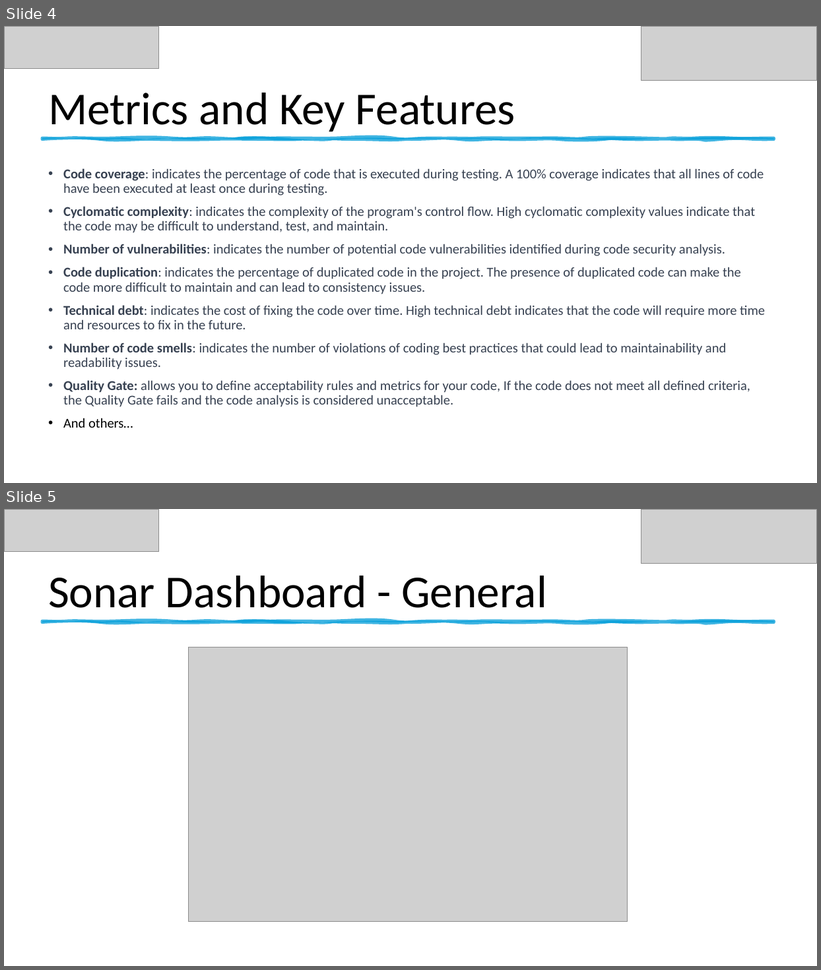
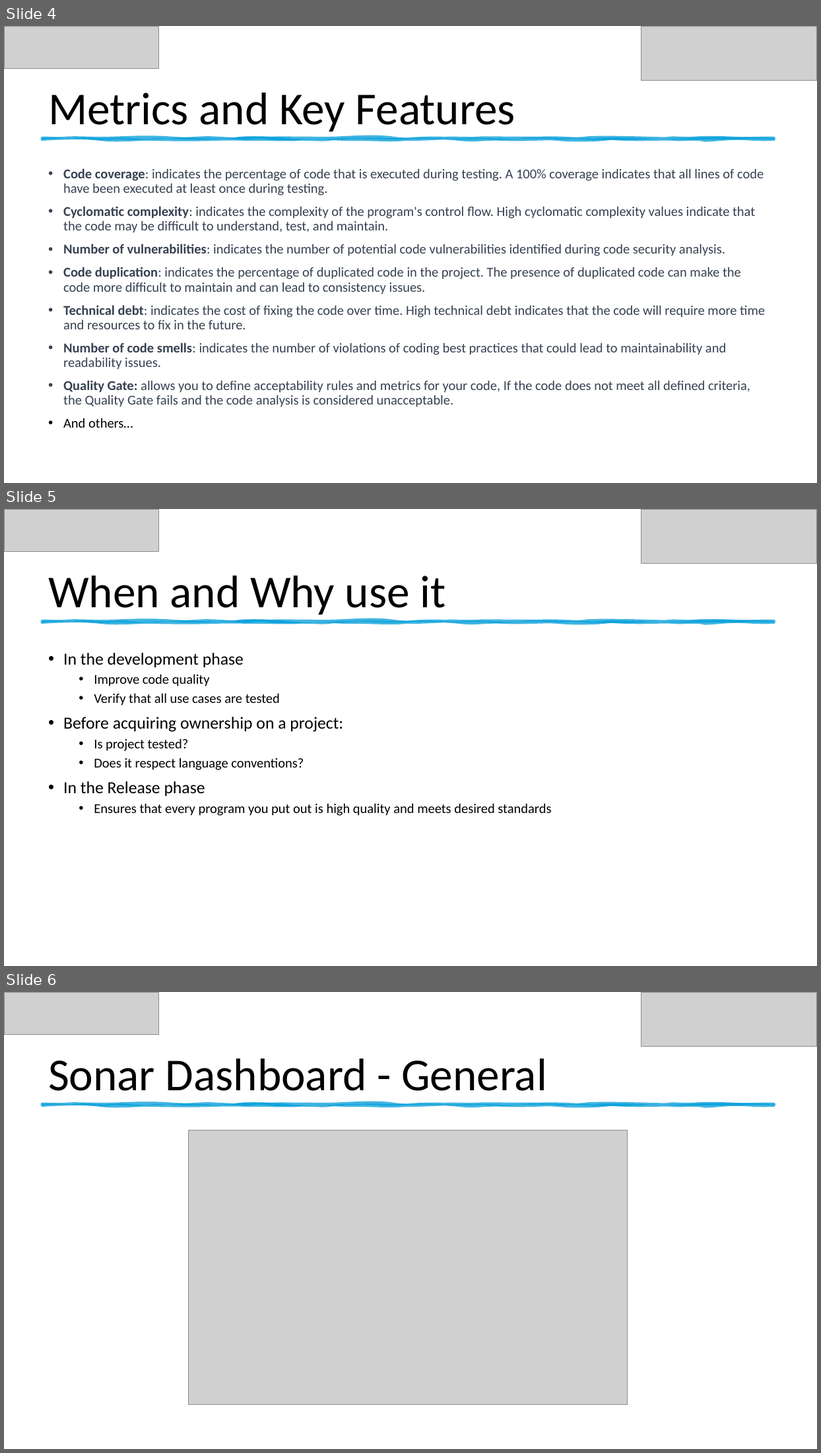
Before and after one commit to GB1609/ComputerScienceNotes, a slide deck: MyNotes/SonarQube/SonarQube.pptx. Shown one above the other, each under a label of ours: slides 4 and 5 before the commit, slides 4, 5 and 6 after it. The pictures are 821x970 and 821x1453 pixels, drawn with LibreOffice and Linux fonts; fonts in the diff are those of the drawing; grey boxes stand for pictures. Boxes give left, top, right and bottom in pixels: in the first picture for what was removed or moved away, otherwise in the second. Text is boxed around its words. In the diff, an @@ line names an element or a change of style, - is before the commit and + after.

```diff
--- a/MyNotes/SonarQube/SonarQube.pptx
+++ b/MyNotes/SonarQube/SonarQube.pptx
@@ slide 5 added at [4, 509, 817, 966], background #FFFFFF @@
@@ picture added at [4, 509, 159, 552] @@
@@ picture added at [642, 509, 817, 563] @@
@@ title added at [48, 576, 446, 619], 54 pt, text #000000 @@
+When and Why use it
@@ freeform shape added at [42, 621, 774, 623], fill #009DD9 at 75% opacity, outline #009DD9 3.5 pt @@
@@ text added at [63, 653, 551, 816], 16 pt, text #000000 @@
+• In the development phase
+  • Improve code quality
+  • Verify that all use cases are tested
+• Before acquiring ownership on a project:
+  • Is project tested?
+  • Does it respect language conventions?
+• In the Release phase
+  • Ensures that every program you put out is high quality and meets desired standards
@@ what was slide 5 is now slide 6 @@
```
Also in this commit, not shown: 5 slides changed, 1 other slide added, 8 other files.
